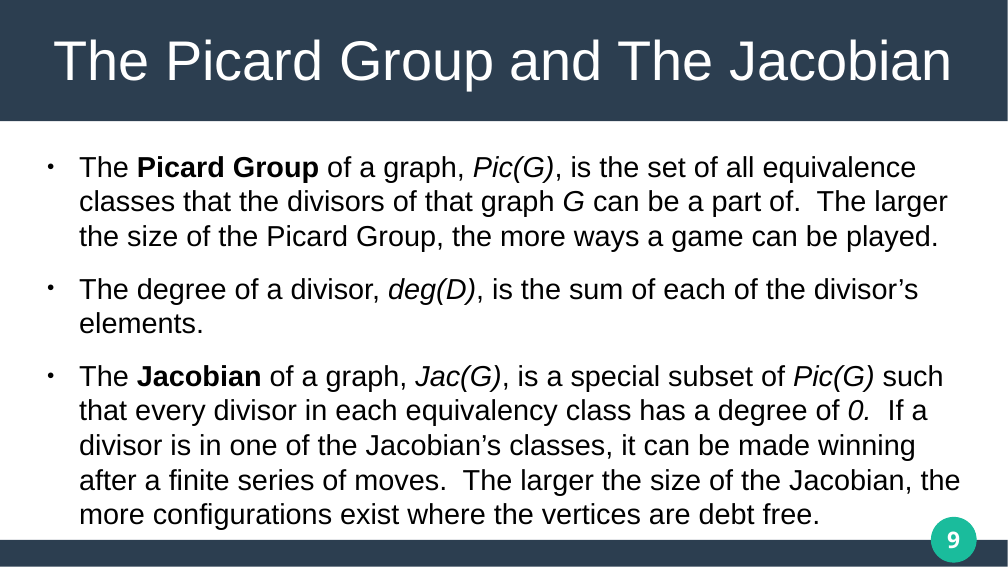
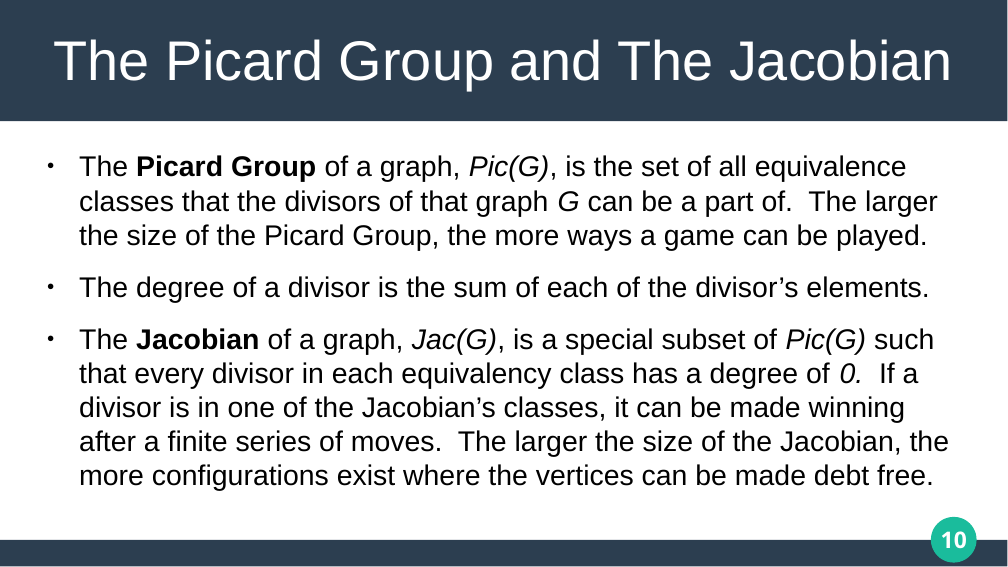
Before and after one commit to matthew-pisano/ChipFiring, a slide deck: slide 10 of Docs/JMMPresentation.pptx (slide 9 before the commit). Drawn at 1008x567 pixels with LibreOffice and Linux fonts; fonts in the diff are those of the drawing. Boxes give left, top, right and bottom in pixels: in the first picture for what was removed or moved away, otherwise in the second. Text is boxed around its words. In the diff, an @@ line names an element or a change of style, - is before the commit and + after.

```diff
--- a/Docs/JMMPresentation.pptx
+++ b/Docs/JMMPresentation.pptx
@@ text at box(79, 155, 938, 250): size 22.7 to 22.4 pt in "The Picard Group of a graph, Pic(G), ..." @@
@@ text at box(79, 276, 950, 491): text changed; size 22.7 to 22.4 pt @@
-● The degree of a divisor, deg(D), is the sum of each of the divisor’s elements.
-● The Jacobian of a graph, Jac(G), is a special subset of Pic(G) such that every divisor in each equivalency class has a degree of 0. If a divisor is in one of the Jacobian’s classes, it can be made winning after a finite series of moves. The larger the size of the Jacobian, the more configurations exist where the vertices are debt free.
+● The degree of a divisor is the sum of each of the divisor’s elements.
+● The Jacobian of a graph, Jac(G), is a special subset of Pic(G) such that every divisor in each equivalency class has a degree of 0. If a divisor is in one of the Jacobian’s classes, it can be made winning after a finite series of moves. The larger the size of the Jacobian, the more configurations exist where the vertices can be made debt free.
@@ page number at box(941, 531, 967, 549): text changed @@
-9
+10
```
Also in this commit, not shown: 16 other slides changed, 5 slides added, 1 slide removed, 6 other files.
